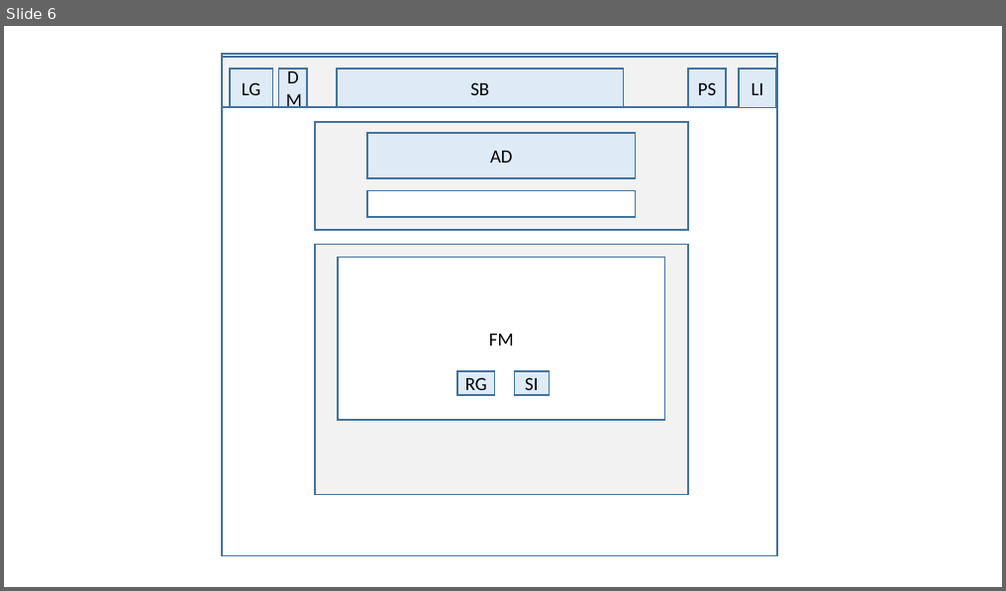
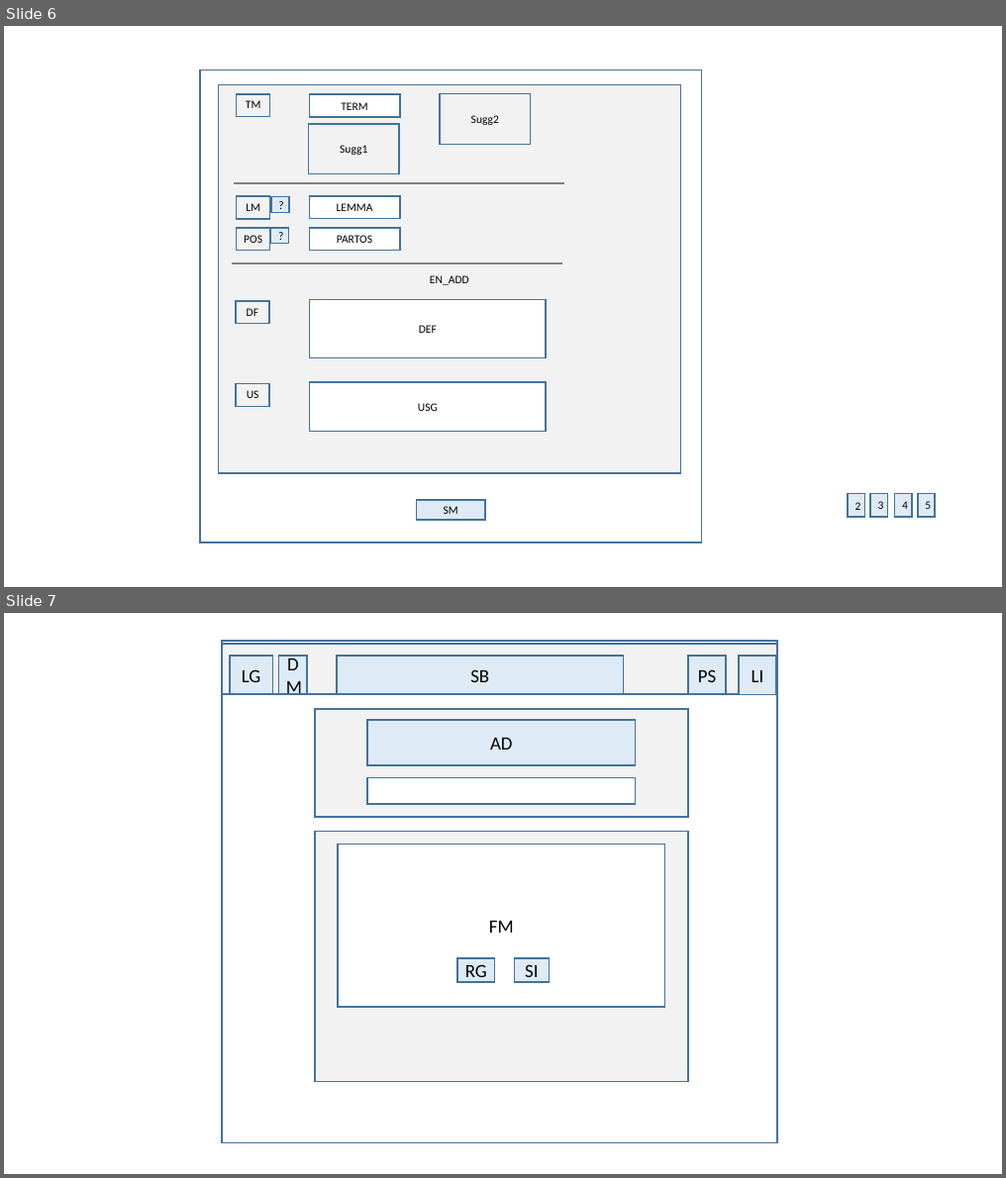
Before and after one commit to ThrownDice/UB, a slide deck: doc/layout(specification_in_slideNote).pptx. Shown one above the other, each under a label of ours: slide 6 before the commit, slides 6 and 7 after it. The pictures are 1006x591 and 1006x1178 pixels, drawn with LibreOffice and Linux fonts; fonts in the diff are those of the drawing. Boxes give left, top, right and bottom in pixels: in the first picture for what was removed or moved away, otherwise in the second. Text is boxed around its words. In the diff, an @@ line names an element or a change of style, - is before the commit and + after.

```diff
--- a/doc/layout(specification_in_slideNote).pptx
+++ b/doc/layout(specification_in_slideNote).pptx
@@ slide 6 added at (x1=4, y1=26, x2=1002, y2=587), background #FFFFFF @@
@@ rectangle added at (x1=200, y1=71, x2=702, y2=543), fill #FFFFFF, outline #43739E 1.5 pt @@
@@ rectangle added at (x1=218, y1=85, x2=681, y2=473), fill #F2F2F2, outline #43739E 1.5 pt, 11 pt, text #000000 @@
+EN_ADD
@@ rectangle added at (x1=236, y1=94, x2=269, y2=116), fill #F2F2F2, outline #43739E 1.5 pt, 11 pt, text #000000 @@
+TM
@@ rectangle added at (x1=310, y1=94, x2=400, y2=116), fill #FFFFFF, outline #43739E 1.5 pt, 11 pt, text #000000 @@
+TERM
@@ rectangle added at (x1=440, y1=94, x2=531, y2=144), fill #F2F2F2, outline #43739E 1.5 pt, 11 pt, text #000000 @@
+Sugg2
@@ rectangle added at (x1=309, y1=124, x2=399, y2=174), fill #F2F2F2, outline #43739E 1.5 pt, 11 pt, text #000000 @@
+Sugg1
@@ line added from (234, 183) to (564, 183), #808080 2.25 pt @@
@@ rectangle added at (x1=236, y1=196, x2=269, y2=219), fill #F2F2F2, outline #43739E 1.5 pt, 11 pt, text #000000 @@
+LM
@@ rectangle added at (x1=271, y1=196, x2=289, y2=212), fill #DEEBF7, outline #43739E 1.5 pt, 11 pt, text #000000 @@
+?
@@ rectangle added at (x1=310, y1=196, x2=400, y2=218), fill #FFFFFF, outline #43739E 1.5 pt, 11 pt, text #000000 @@
+LEMMA
@@ rectangle added at (x1=236, y1=228, x2=269, y2=251), fill #F2F2F2, outline #43739E 1.5 pt, 11 pt, text #000000 @@
+POS
@@ rectangle added at (x1=271, y1=228, x2=289, y2=244), fill #DEEBF7, outline #43739E 1.5 pt, 11 pt, text #000000 @@
+?
@@ rectangle added at (x1=310, y1=228, x2=400, y2=251), fill #FFFFFF, outline #43739E 1.5 pt, 11 pt, text #000000 @@
+PARTOS
@@ line added from (232, 264) to (562, 264), #808080 2.25 pt @@
@@ rectangle added at (x1=236, y1=301, x2=269, y2=323), fill #F2F2F2, outline #43739E 1.5 pt, 11 pt, text #000000 @@
+DF
@@ rectangle added at (x1=310, y1=300, x2=546, y2=359), fill #FFFFFF, outline #43739E 1.5 pt, 11 pt, text #000000 @@
+DEF
@@ rectangle added at (x1=236, y1=383, x2=269, y2=406), fill #F2F2F2, outline #43739E 1.5 pt, 11 pt, text #000000 @@
+US
@@ rectangle added at (x1=310, y1=383, x2=546, y2=432), fill #FFFFFF, outline #43739E 1.5 pt, 11 pt, text #000000 @@
+USG
@@ rectangle added at (x1=417, y1=500, x2=485, y2=521), fill #DEEBF7, outline #43739E 1.5 pt, 11 pt, text #000000 @@
+SM
@@ rectangle added at (x1=847, y1=494, x2=865, y2=517), fill #DEEBF7, outline #43739E 1.5 pt, 11 pt, text #000000 @@
+2
@@ rectangle added at (x1=871, y1=494, x2=888, y2=517), fill #DEEBF7, outline #43739E 1.5 pt, 11 pt, text #000000 @@
+3
@@ rectangle added at (x1=895, y1=494, x2=912, y2=517), fill #DEEBF7, outline #43739E 1.5 pt, 11 pt, text #000000 @@
+4
@@ rectangle added at (x1=918, y1=494, x2=936, y2=517), fill #DEEBF7, outline #43739E 1.5 pt, 11 pt, text #000000 @@
+5
@@ what was slide 6 is now slide 7 @@
```
Also in this commit, not shown: 2 slides changed, 3 other slides added, 4 slides removed, 2 other files.
